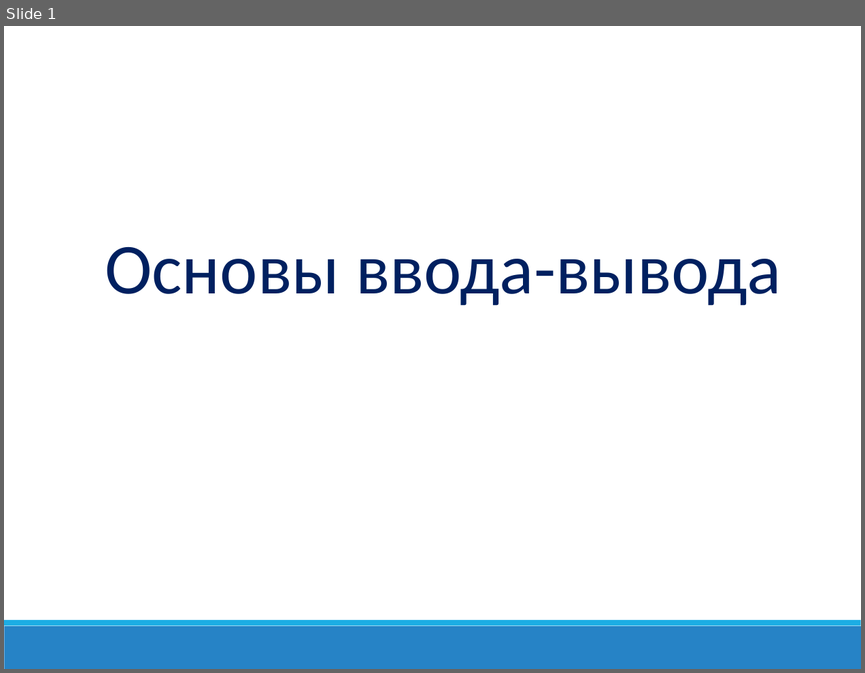
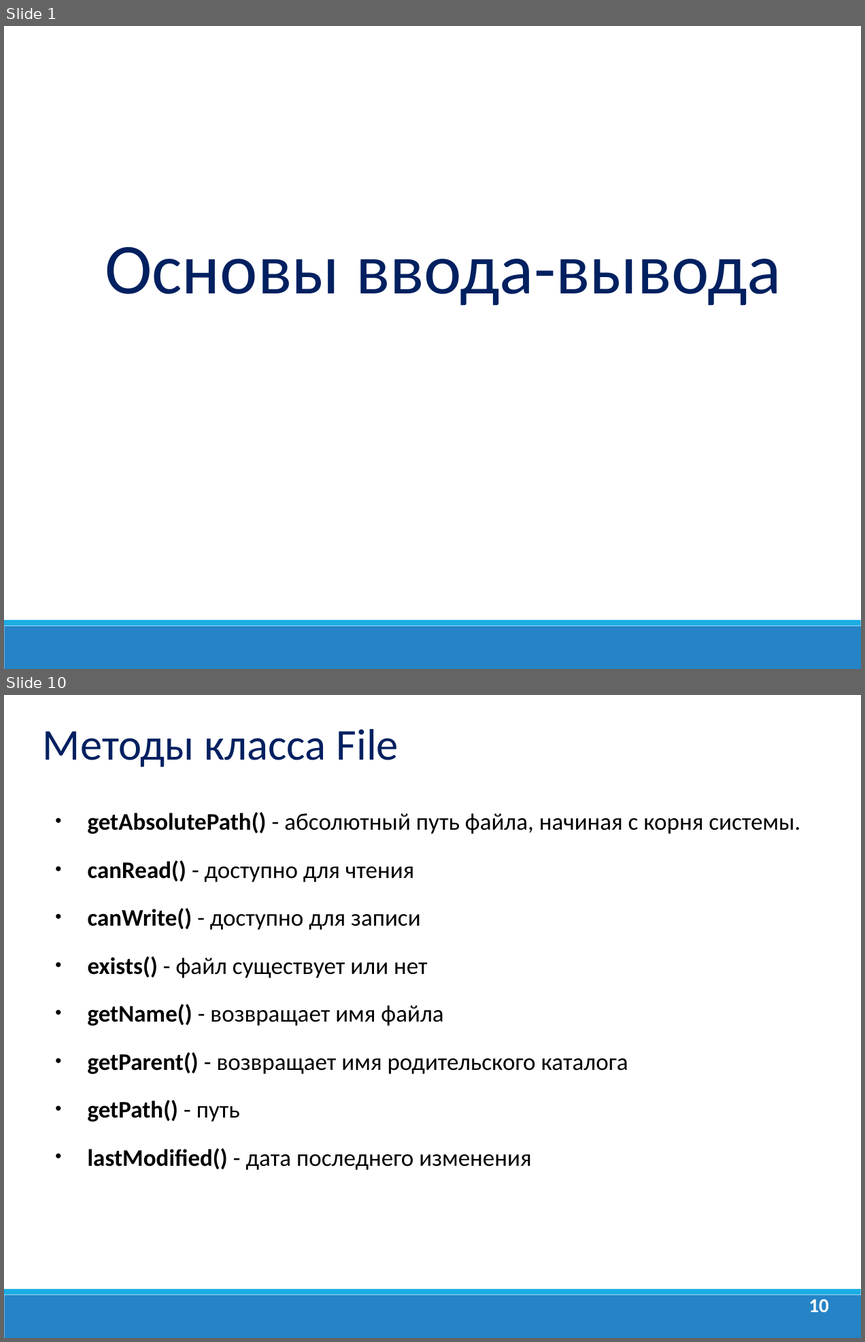
Before and after one commit to dmitry-academy/academy_5220, a slide deck: academy5220/resources/presentations_old/Java_Lection_11.Потоки ввода вывода.ppt. Shown one above the other, each under a label of ours: slide 1 before the commit, slides 1 and 10 after it; the slides between them are not shown. The pictures are 865x673 and 865x1342 pixels, drawn with LibreOffice and Linux fonts; fonts in the diff are those of the drawing; background and template pictures are left out. Boxes give left, top, right and bottom in pixels: in the first picture for what was removed or moved away, otherwise in the second. Text is boxed around its words. In the diff, an @@ line names an element or a change of style, - is before the commit and + after.

```diff
--- a/academy5220/resources/presentations_old/Java_Lection_11.Потоки ввода вывода.ppt
+++ b/academy5220/resources/presentations_old/Java_Lection_11.Потоки ввода вывода.ppt
@@ slide 10 added at box(4, 695, 861, 1338), background #FFFFFF; not listed: 2 template elements that a slide beside it also shows @@
@@ text added at box(43, 729, 399, 767), 37 pt, text #002060 @@
+Методы класса File
@@ text added at box(88, 812, 800, 1170), 20 pt, text #000000 @@
+• getAbsolutePath() - абсолютный путь файла, начиная с корня системы.
+• canRead() - доступно для чтения
+• canWrite() - доступно для записи
+• exists() - файл существует или нет
+• getName() - возвращает имя файла
+• getParent() - возвращает имя родительского каталога
+• getPath() - путь
+• lastModified() - дата последнего изменения
@@ page number added at box(808, 1299, 828, 1312), 16.6 pt, text #FFFFFF, bold @@
+10
```
Also in this commit, not shown: 9 slides changed, 29 other slides added, 2 slides removed, 18 other files.
